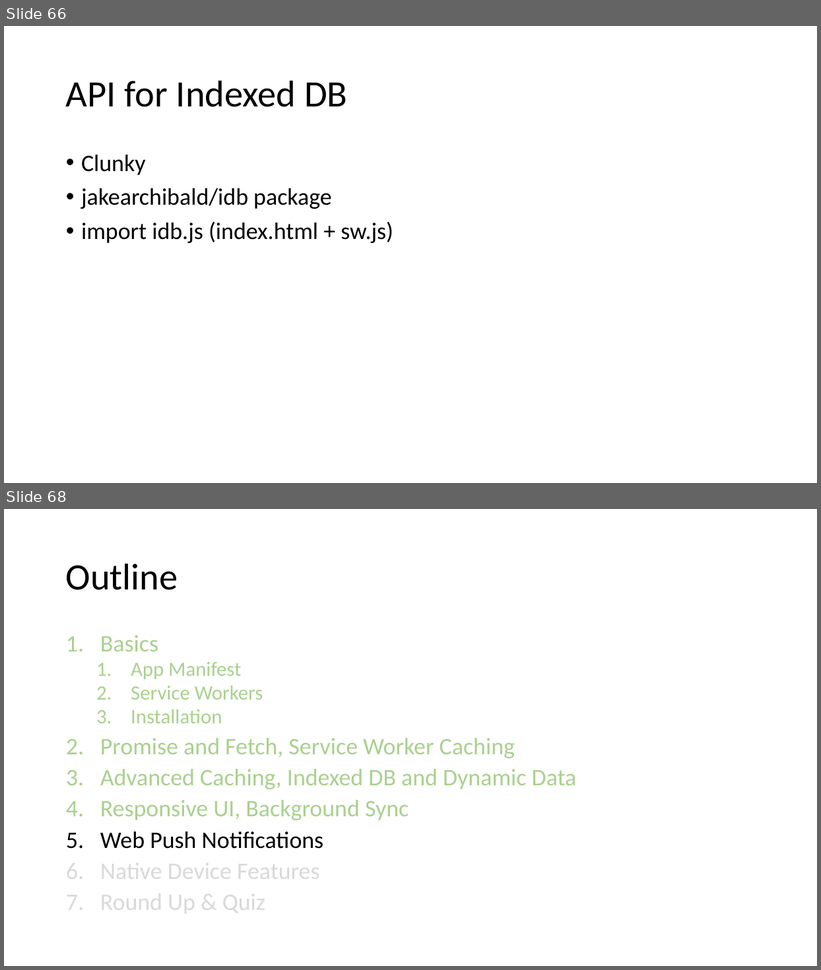
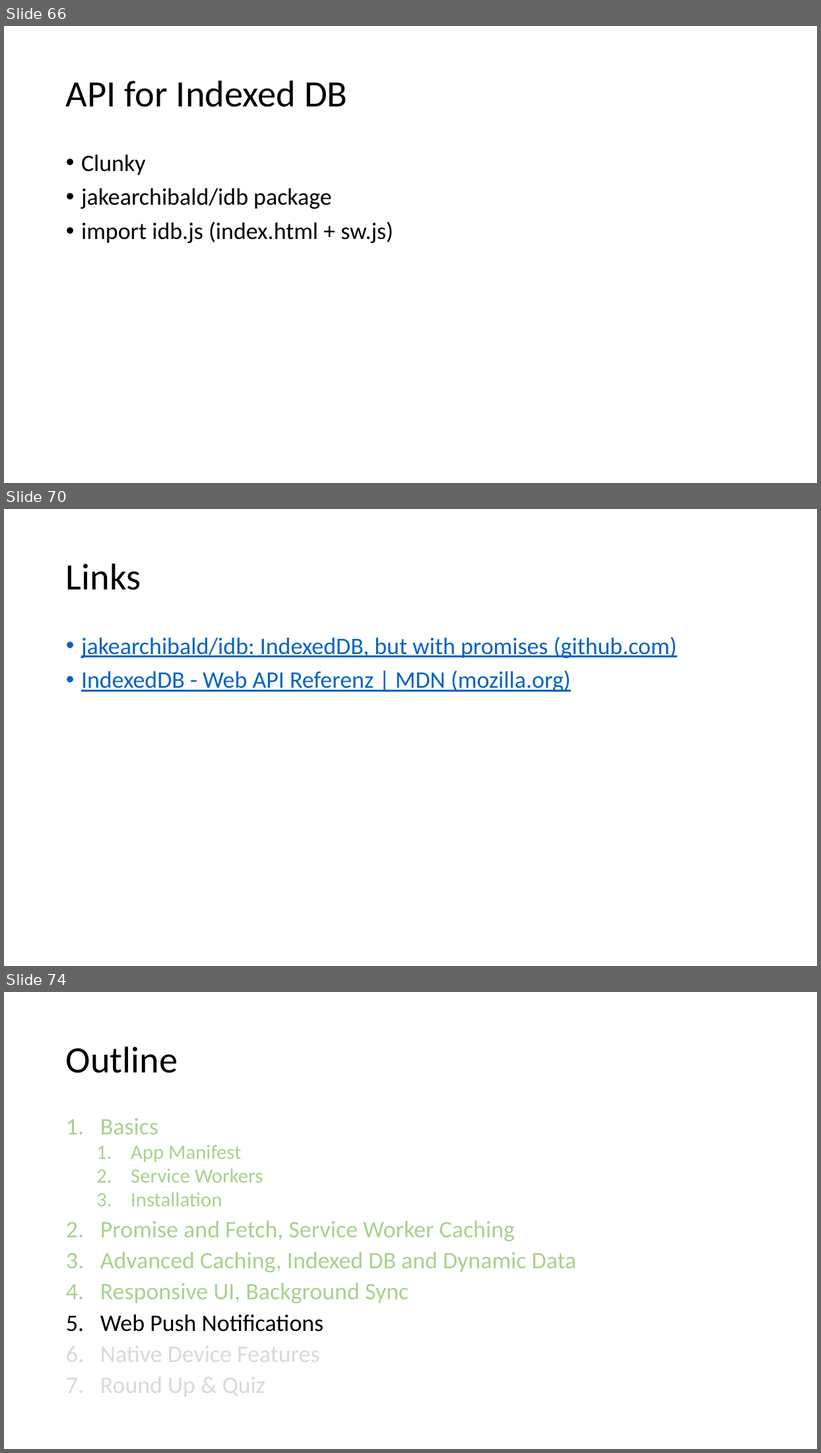
Before and after one commit to SteveNox/PWACourseProgress, a slide deck: course/Progressive Web Apps.pptx. Shown one above the other, each under a label of ours: slides 66 and 68 before the commit, slides 66, 70 and 74 after it; the slides between them are not shown. The pictures are 821x970 and 821x1453 pixels, drawn with LibreOffice and Linux fonts; fonts in the diff are those of the drawing. Boxes give left, top, right and bottom in pixels: in the first picture for what was removed or moved away, otherwise in the second. Text is boxed around its words. In the diff, an @@ line names an element or a change of style, - is before the commit and + after.

```diff
--- a/course/Progressive Web Apps.pptx
+++ b/course/Progressive Web Apps.pptx
@@ slide 70 added at [4, 509, 817, 966], background #FFFFFF @@
@@ title added at [66, 563, 141, 590], 44 pt, text #000000 @@
+Links
@@ text added at [81, 637, 677, 692], 28 pt, text #0563C1, underline @@
+• jakearchibald/idb: IndexedDB, but with promises (github.com)
+• IndexedDB - Web API Referenz | MDN (mozilla.org)
@@ what was slide 68 is now slide 74 @@
```
Also in this commit, not shown: 2 slides changed, 5 other slides added, 6 other files.
